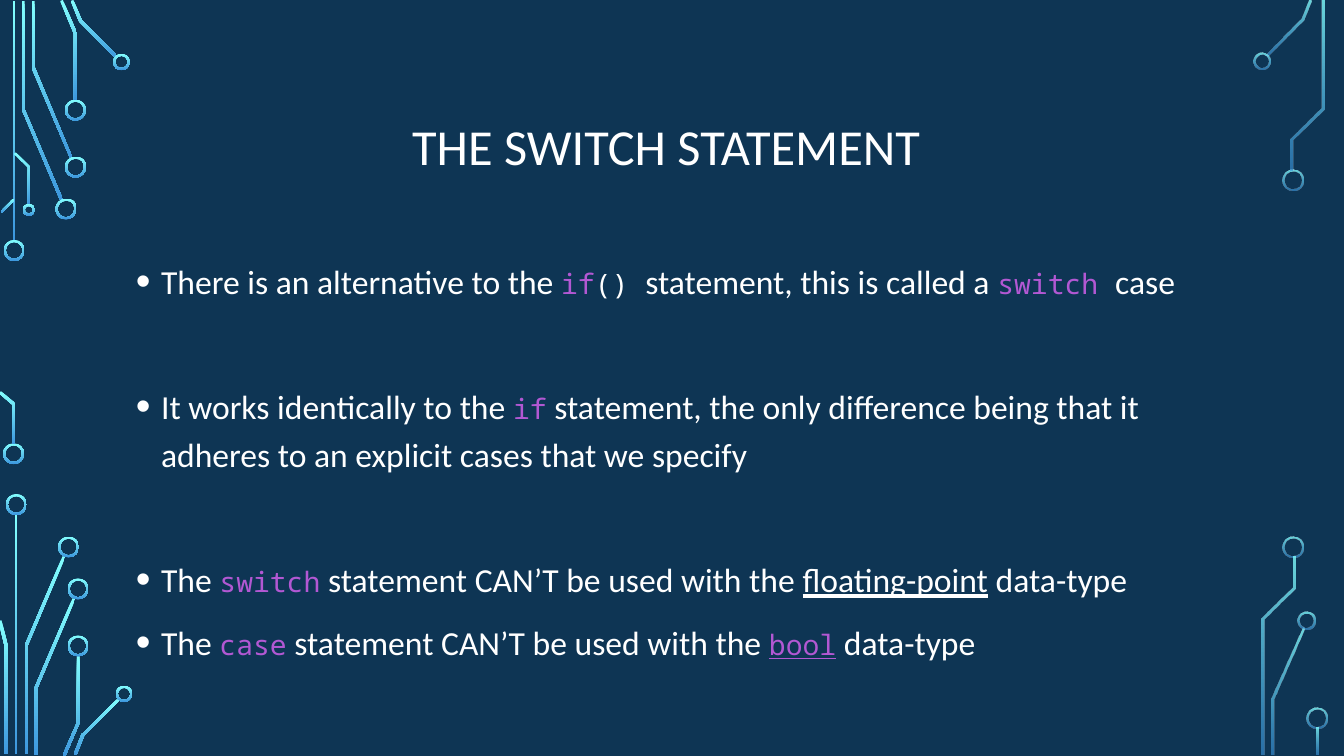
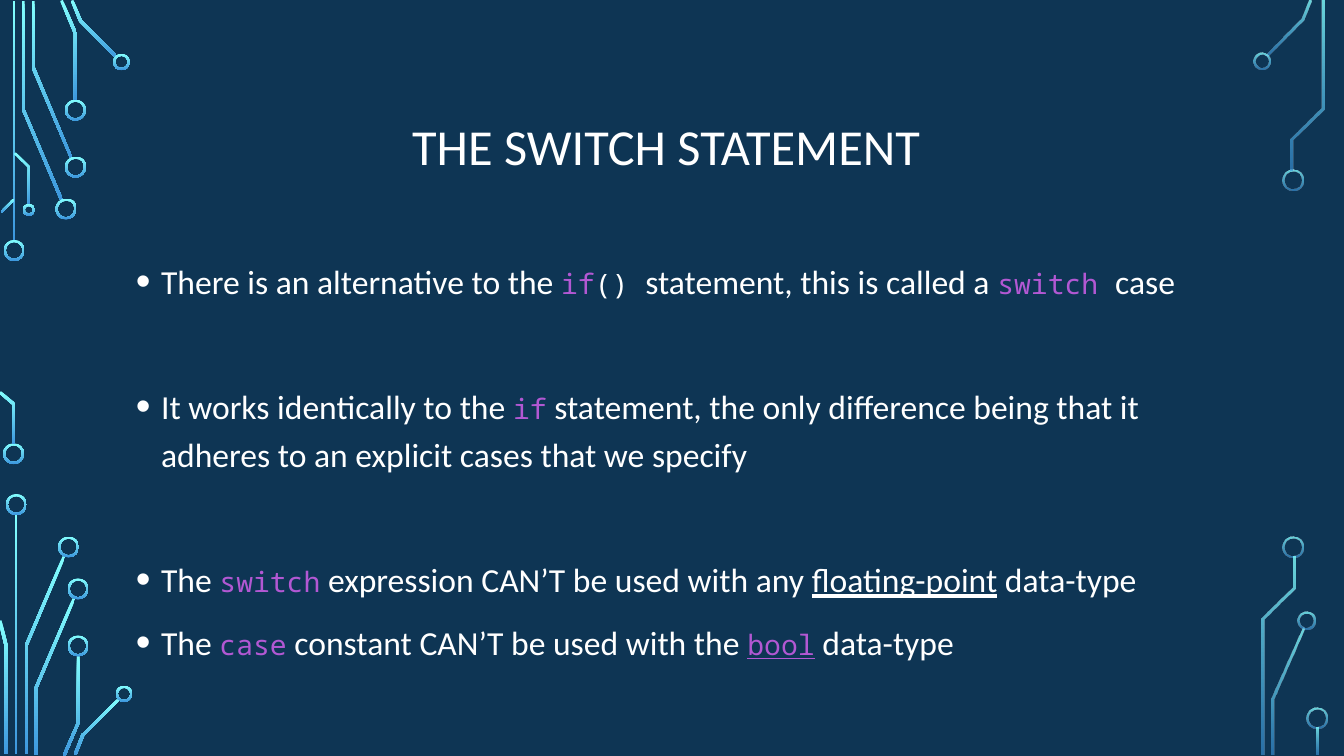
Before and after one commit to psypdt/ZIS_C-_Summer_Course_2019, a slide deck: slide 19 of Day_2/Day_2.pptx. Drawn at 1344x756 pixels with LibreOffice and Linux fonts; fonts in the diff are those of the drawing; background and template pictures are left out. Boxes give left, top, right and bottom in pixels: in the first picture for what was removed or moved away, otherwise in the second. Text is boxed around its words. In the diff, an @@ line names an element or a change of style, - is before the commit and + after.

```diff
--- a/Day_2/Day_2.pptx
+++ b/Day_2/Day_2.pptx
@@ text at bbox=[161, 568, 1136, 661]: text changed @@
-• The switch statement CAN’T be used with the floating-point data-type
-• The case statement CAN’T be used with the bool data-type
+• The switch expression CAN’T be used with any floating-point data-type
+• The case constant CAN’T be used with the bool data-type
```
Also in this commit, not shown: 13 other slides changed, 1 slide added.
